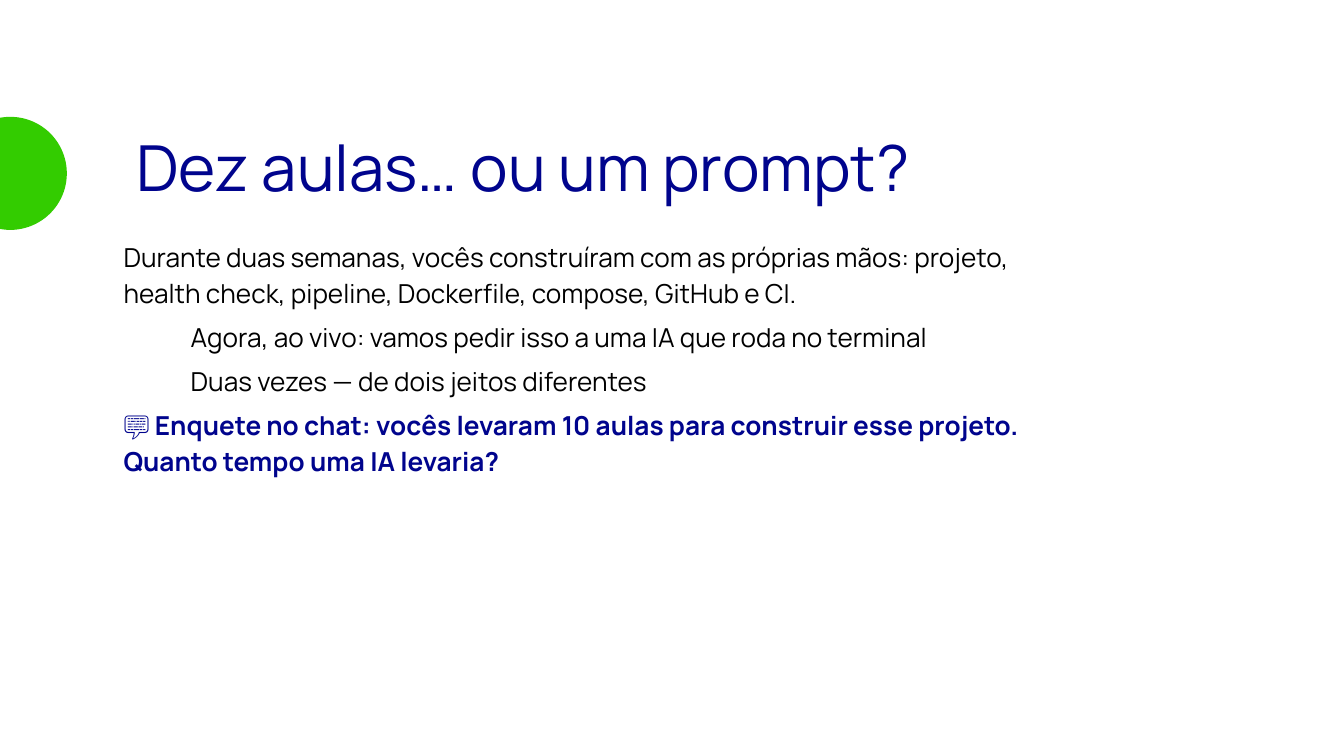
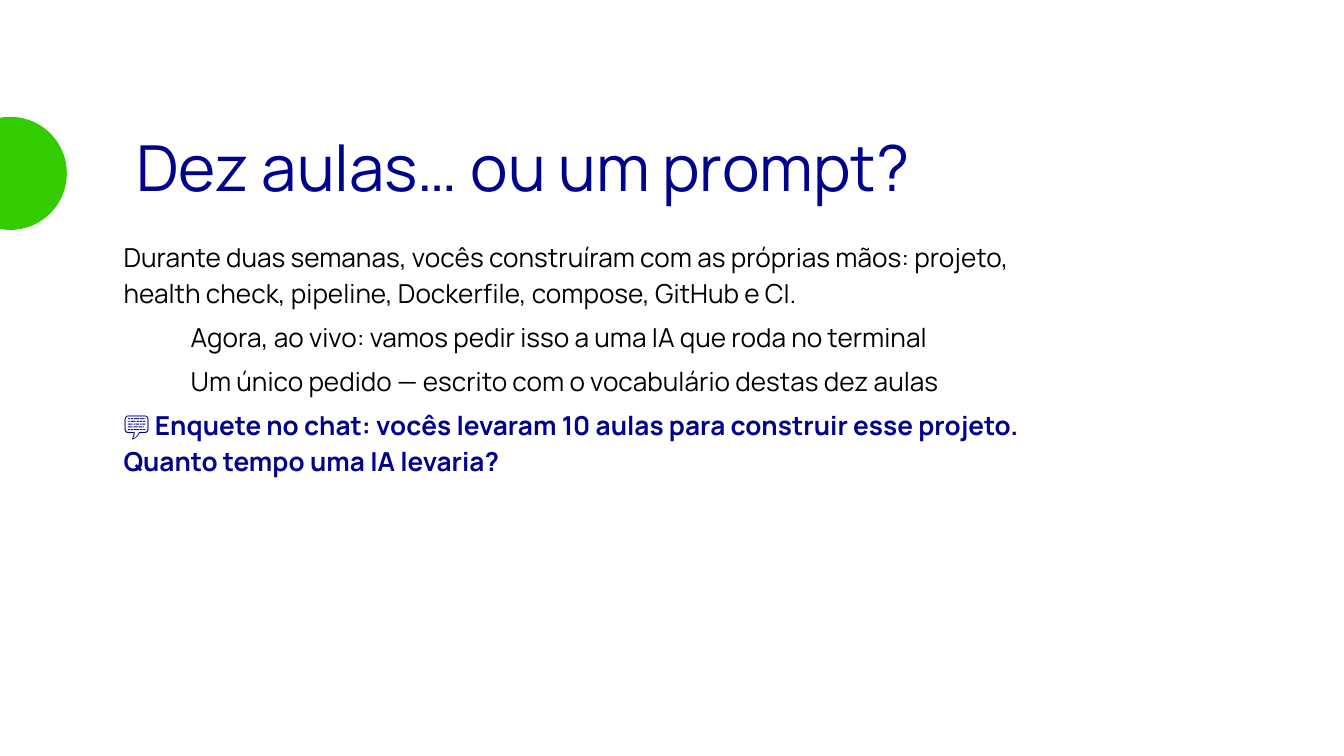
Before and after one commit to viniciusnavarro/bootcamp-devops-2026, a slide deck: slide 2 of aulas/aula-10-github-actions/aula-extra-ia/slides/aula-extra.odp. Drawn at 1344x756 pixels with LibreOffice and Linux fonts; fonts in the diff are those of the drawing; background and template pictures are left out. Boxes give left, top, right and bottom in pixels: in the first picture for what was removed or moved away, otherwise in the second. Text is boxed around its words. In the diff, an @@ line names an element or a change of style, - is before the commit and + after.

```diff
--- a/aulas/aula-10-github-actions/aula-extra-ia/slides/aula-extra.odp
+++ b/aulas/aula-10-github-actions/aula-extra-ia/slides/aula-extra.odp
@@ text at (191, 370, 938, 398): text changed @@
-● Duas vezes — de dois jeitos diferentes
+● Um único pedido — escrito com o vocabulário destas dez aulas
```
Also in this commit, not shown: 1 other slide changed, 2 slides added, 2 slides removed, 9 other files.
